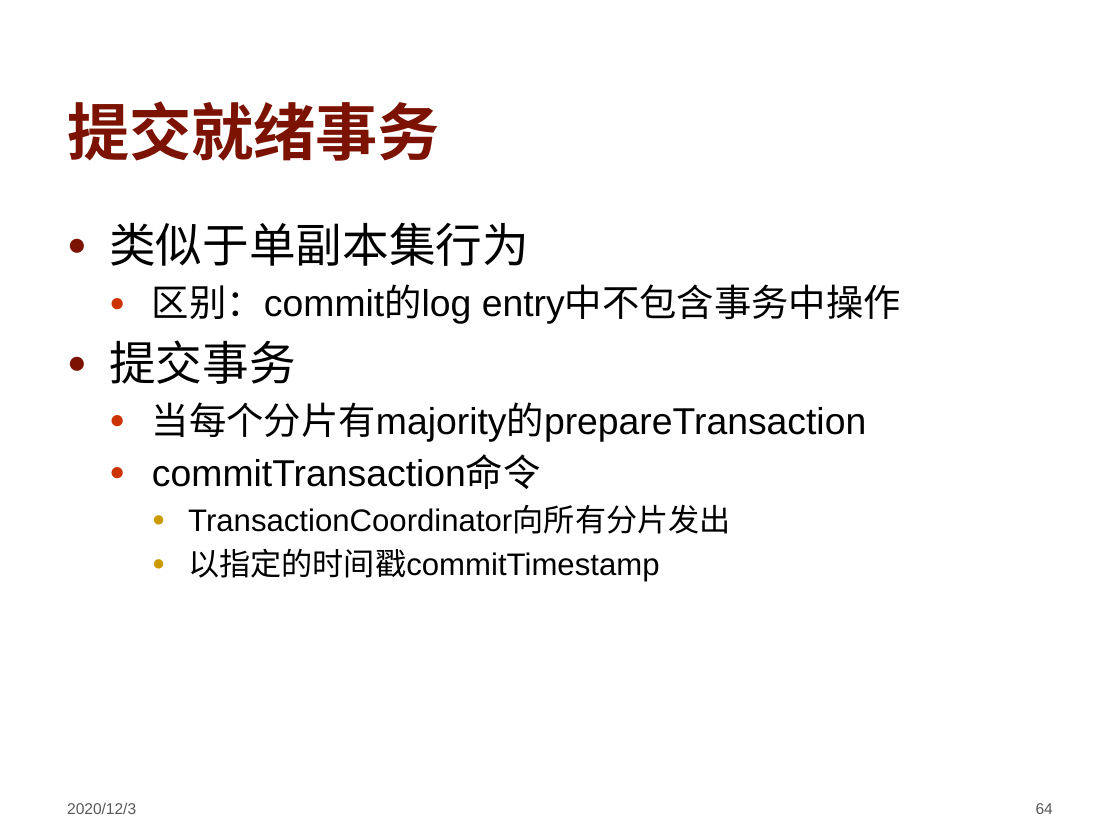
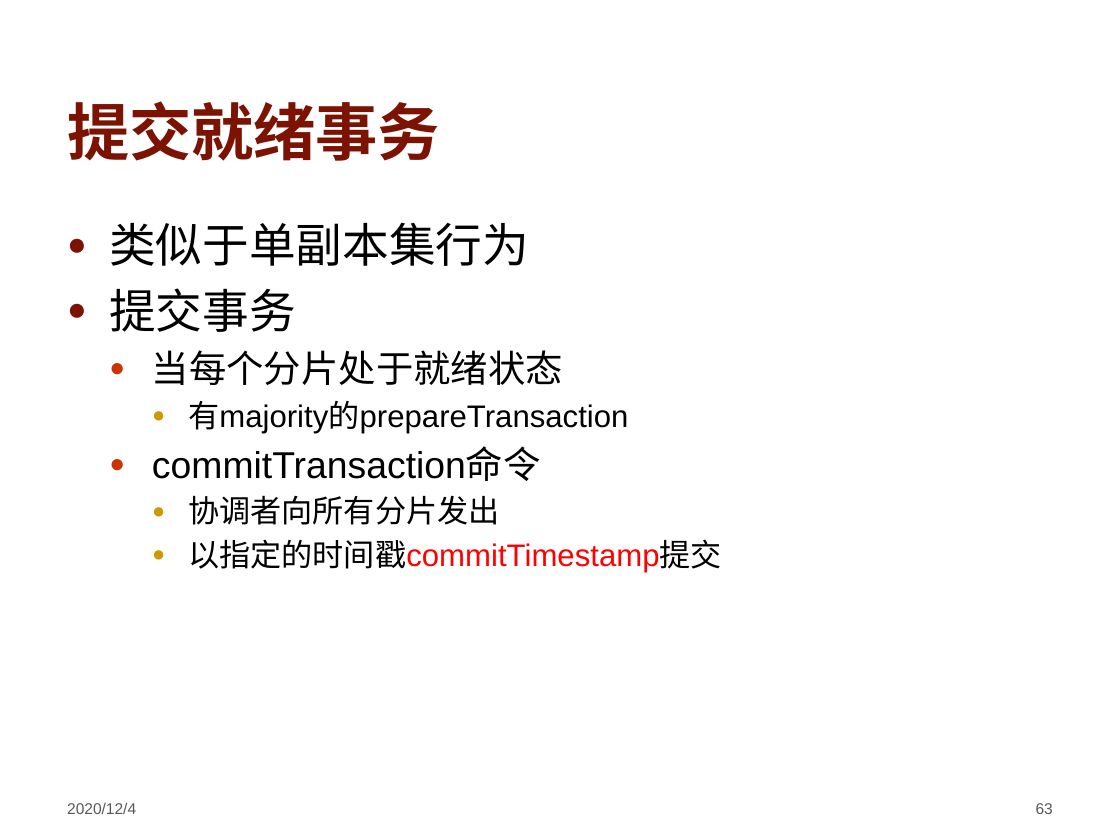
Before and after one commit to hengxin/awesome-dbs, a slide deck: slide 63 of ppt/Introduction-of-Transactions-in-MongoDB.pptx (slide 64 before the commit). Drawn at 1120x840 pixels with LibreOffice and Linux fonts; fonts in the diff are those of the drawing; background and template pictures are left out. Boxes give left, top, right and bottom in pixels: in the first picture for what was removed or moved away, otherwise in the second. Text is boxed around its words. In the diff, an @@ line names an element or a change of style, - is before the commit and + after.

```diff
--- a/ppt/Introduction-of-Transactions-in-MongoDB.pptx
+++ b/ppt/Introduction-of-Transactions-in-MongoDB.pptx
@@ text at (x1=152, y1=284, x2=901, y2=324): paragraph removed @@
-  ● 区别：commit的log entry中不包含事务中操作
@@ text at (x1=152, y1=350, x2=628, y2=434): text changed; size 24 to 20 pt @@
-  ● 当每个分片有majority的prepareTransaction
+  ● 当每个分片处于就绪状态
+    ● 有majority的prepareTransaction
@@ text at (x1=188, y1=495, x2=722, y2=573): text changed @@
-    ● TransactionCoordinator向所有分片发出
-    ● 以指定的时间戳commitTimestamp
+    ● 协调者向所有分片发出
+    ● 以指定的时间戳commitTimestamp提交
@@ text at (x1=67, y1=802, x2=136, y2=814): text changed @@
-2020/12/3
+2020/12/4
@@ page number at (x1=1036, y1=803, x2=1053, y2=814): text changed @@
-64
+63
```
Also in this commit, not shown: 65 other slides changed, 5 slides added, 6 slides removed.
